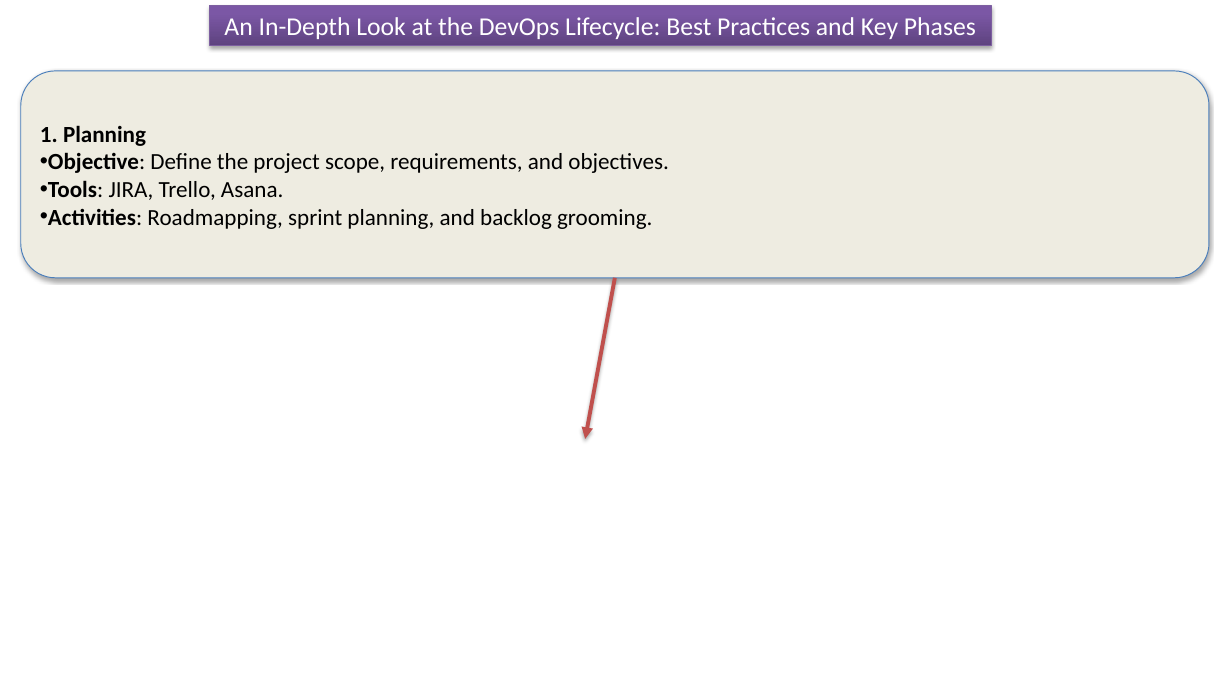
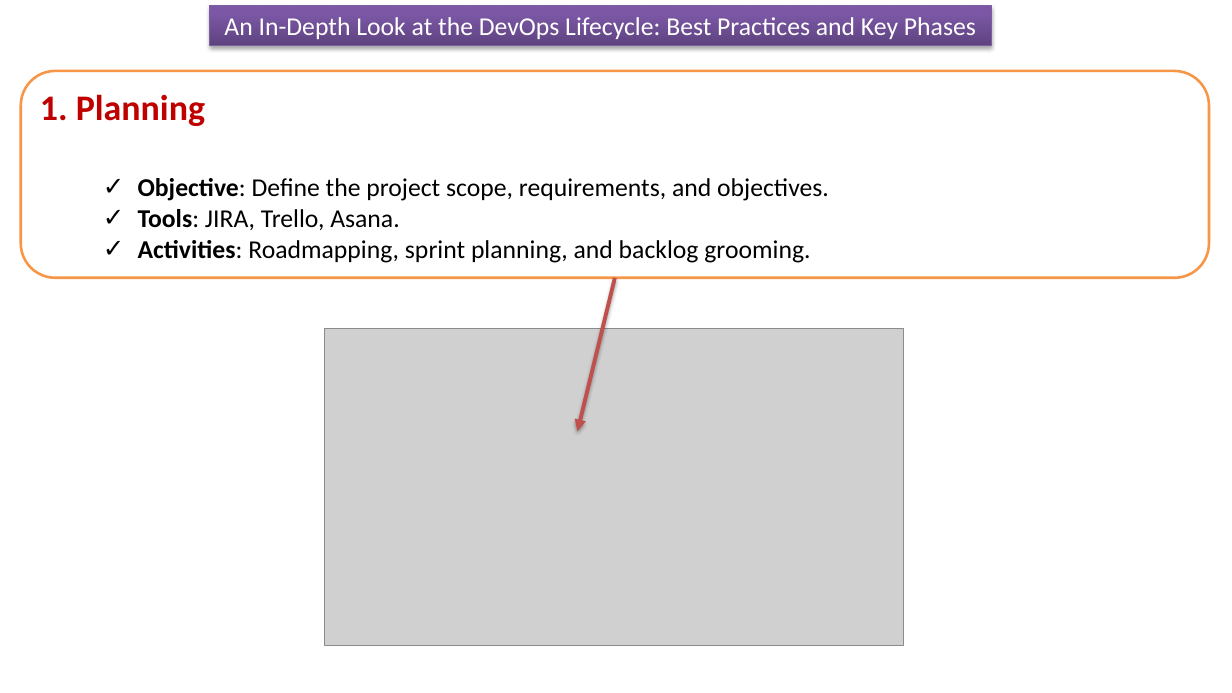
Before and after one commit to ramram43210/Java_2024, a slide deck: slide 2 of Devops_lifecycle_prof_Objectives/Devops_lifecycle_prof_Objectives.pptx. Drawn at 1232x693 pixels with LibreOffice and Linux fonts; fonts in the diff are those of the drawing; grey boxes stand for pictures. Boxes give left, top, right and bottom in pixels: in the first picture for what was removed or moved away, otherwise in the second. Text is boxed around its words. In the diff, an @@ line names an element or a change of style, - is before the commit and + after.

```diff
--- a/Devops_lifecycle_prof_Objectives/Devops_lifecycle_prof_Objectives.pptx
+++ b/Devops_lifecycle_prof_Objectives/Devops_lifecycle_prof_Objectives.pptx
@@ rounded rectangle "1. Planning" at [20, 71, 1209, 278]: size 18 to 28 pt, text colour #000000 to #C00000 in "1. Planning"; size 18 to 20 pt; bullet • to ✓; list level 1 to 2 in "Objective: Define the project scope, ..."; list level 1 to 2 in "Tools: JIRA, Trello, Asana."; list level 1 to 2 in "Activities: Roadmapping, sprint planning, and ..."; fill #EEECE1 to #FFFFFF; outline #4B7EBC 0.75 pt to #F79646 2 pt; shadow off @@
@@ arrow moved from (615, 278) - (585, 439) to (615, 278) - (578, 432) @@
@@ picture added at [324, 328, 904, 645] @@
```
Also in this commit, not shown: 11 other slides changed, 1 slide removed.
